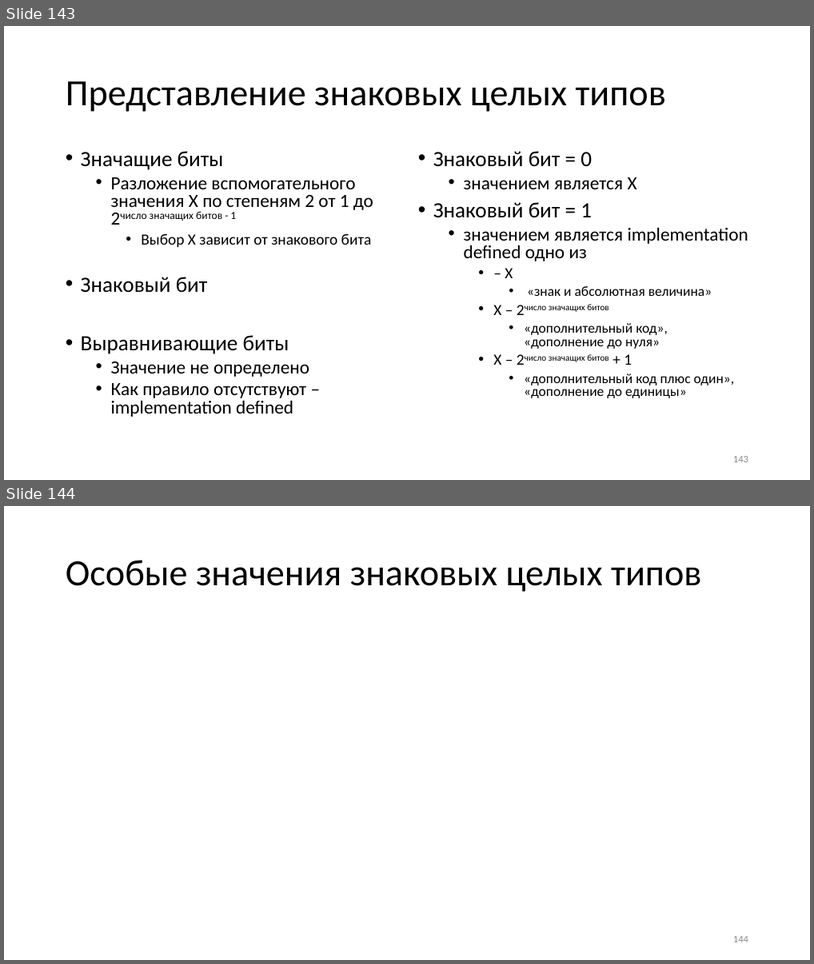
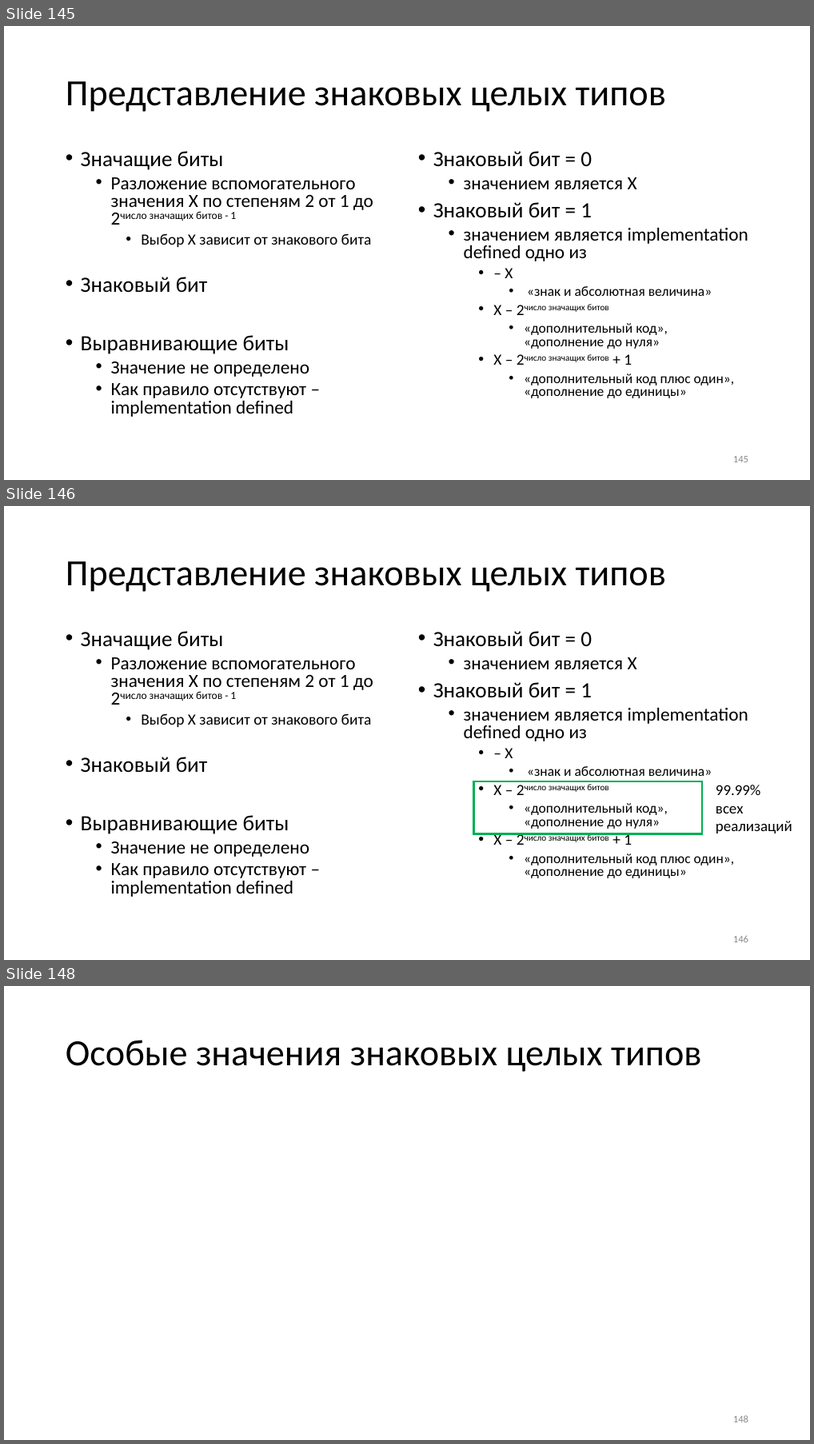
Before and after one commit to Evgueni-Petrov-aka-espetrov/Algorithms-and-Programming-in-C-pptx, a slide deck: 03.5 Типы языка С.pptx. Shown one above the other, each under a label of ours: slides 143 and 144 before the commit, slides 145, 146 and 148 after it; the slides between them are not shown. The pictures are 814x964 and 814x1444 pixels, drawn with LibreOffice and Linux fonts; fonts in the diff are those of the drawing. Boxes give left, top, right and bottom in pixels: in the first picture for what was removed or moved away, otherwise in the second. Text is boxed around its words. In the diff, an @@ line names an element or a change of style, - is before the commit and + after.

```diff
--- a/03.5 Типы языка С.pptx
+++ b/03.5 Типы языка С.pptx
@@ slide 146 added at <box>4,506,810,960</box>, background #FFFFFF @@
@@ title added at <box>66,561,666,592</box>, 44 pt, text #000000 @@
+Представление знаковых целых типов
@@ text added at <box>81,631,374,896</box>, 22.2 pt, text #000000 @@
+• Значащие биты
+  • Разложение вспомогательного значения X по степеням 2 от 1 до 2число значащих битов - 1
+    • Выбор X зависит от знакового бита
+• Знаковый бит
+• Выравнивающие биты
+  • Значение не определено
+  • Как правило отсутствуют – implementation defined
@@ text added at <box>434,631,749,878</box>, 16.6 pt, text #000000 @@
+• Знаковый бит = 0
+  • значением является X
+• Знаковый бит = 1
+  • значением является implementation defined одно из
+    • – X
+      • «знак и абсолютная величина»
+    • X – 2число значащих битов
+      • «дополнительный код», «дополнение до нуля»
+    • X – 2число значащих битов + 1
+      • «дополнительный код плюс один», «дополнение до единицы»
@@ rectangle added at <box>474,781,702,834</box>, outline #00B050 2.25 pt @@
@@ text added at <box>716,784,793,833</box>, 18 pt, text #000000 @@
+99.99%
+всех реализаций
@@ page number added at <box>734,935,749,942</box>, 12 pt, text #8C8C8C @@
+146
@@ what was slide 143 is now slide 145 @@
@@ what was slide 144 is now slide 148 @@
@@ page number at <box>734,1415,749,1422</box>: text changed @@
-144
+148
```
Also in this commit, not shown: 4 other slides added.
